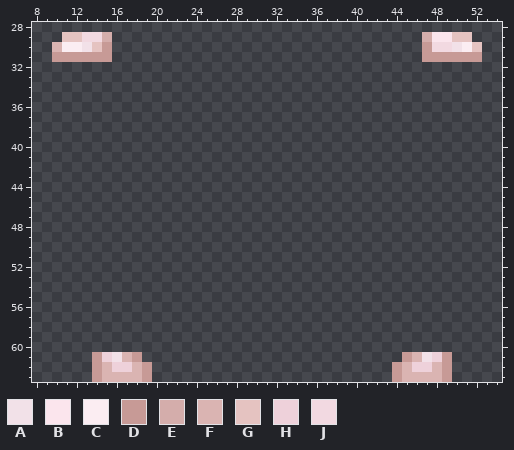
Pixel-art sprite -- Resources/Textures/_Sunrise/Mobs/Species/Human/Old/Distrofik/parts.rsi/r_foot.png. The first picture shows the starting point.
The file is 64x64 pixels. Colours within 5 levels of each other are drawn and written as one. Shown: x 8..54, y 28..63.
Palette (. is transparent): A #f2e1e8  B #fbe5ed  C #fbedf2  D #c79a96  E #d4adab  F #dab4b2  G #e5c3c1  H #eed1da  J #f2d9e1
Pixels before, first column x 10:
29 .GGJJE...............................EBBGG.
30 FCCAGD...............................DJJACG
31 DDDDDD...............................DDDDDD
32 ...........................................
33 ...........................................
34 ...........................................
35 ...........................................
36 ...........................................
37 ...........................................
38 ...........................................
39 ...........................................
40 ...........................................
41 ...........................................
42 ...........................................
43 ...........................................
44 ...........................................
45 ...........................................
46 ...........................................
47 ...........................................
48 ...........................................
49 ...........................................
50 ...........................................
51 ...........................................
52 ...........................................
53 ...........................................
54 ...........................................
55 ...........................................
56 ...........................................
57 ...........................................
58 ...........................................
59 ...........................................
60 ...........................................
61 ....DHAFD..........................DFAHD...
62 ....DFHHFD........................DFHHFD...
63 ....DFFFFD........................DFFFFD...
The same view after the edit:
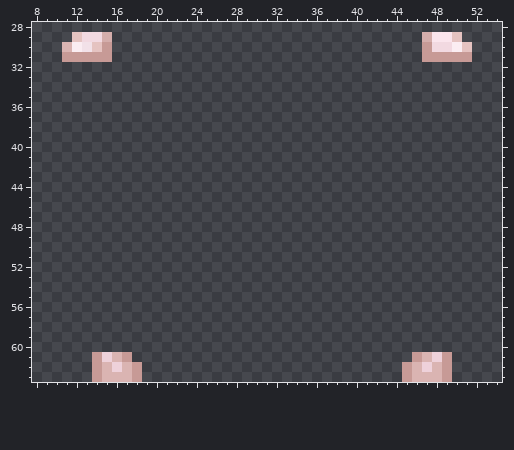
Difference:
Colour A becomes colour C in row 30 at x 50.
Colour F becomes colour D in row 61 at x 17 and 46; in rows 62 to 63 at x 18 and 45.
Colour A becomes colour F in row 61 at x 16 and 47.
Colour C becomes colour F in row 30 at x 11.
Colour H becomes colour F in row 62 at x 17 and 46.
Colour C becomes colour G in row 30 at x 51.
The edit erases colour D in row 31 at x 10 and 52; in row 61 at x 18 and 45; in rows 62 to 63 at x 19 and 44.
The edit erases colour F in row 30 at x 10.
The edit erases colour G in row 29 at x 11 and 51; in row 30 at x 52.
